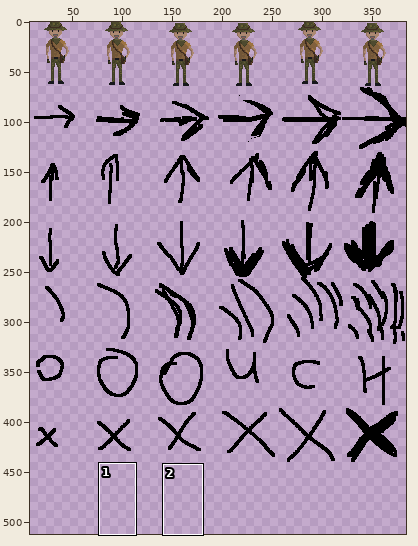
One commit to this sprite sheet: LostInTheMap/assets/graphics/characters/giovanni.png. The first picture is a wide view before the edit; the outline marks the close-up.
Close-up. Before:
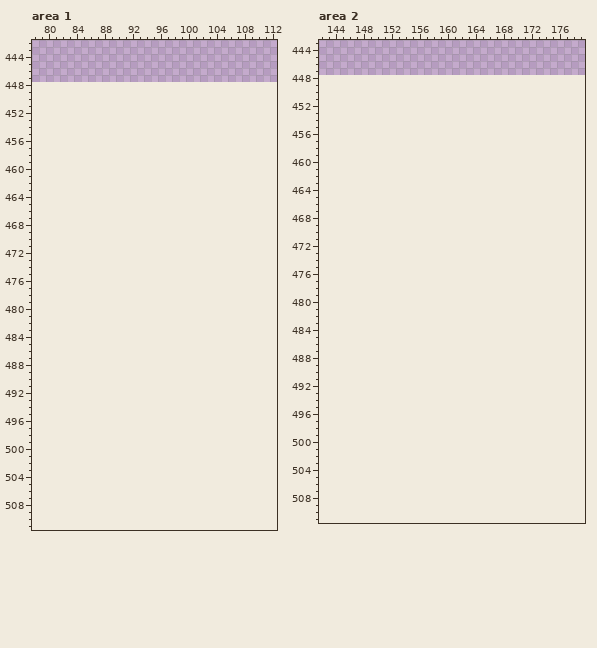
The file is 384x448 pixels. Colours within 5 levels of each other are drawn and written as one. Shown: area 1: x 78..112, y 442..511; area 2: x 142..179, y 443..511. The old version is drawn lined up with the new one, on the new canvas. The wide view leaves out empty margins. The commit also changed other parts of the picture, which this record leaves out.
Once edited:
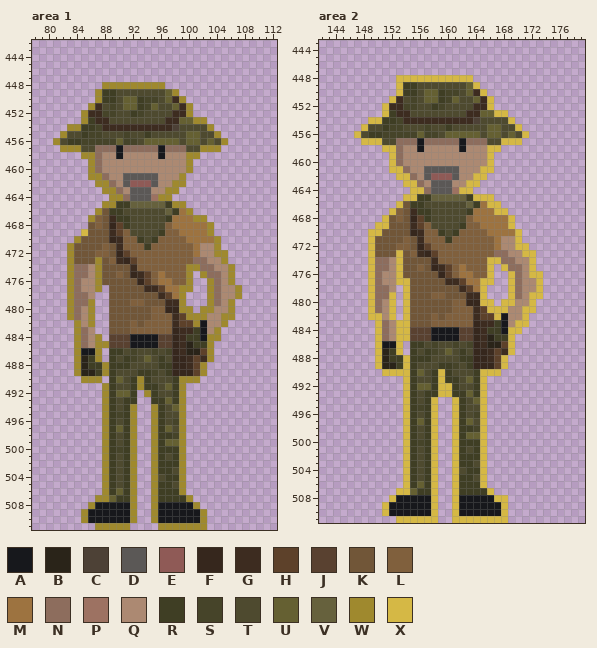
Palette (. is transparent): A #17181c  B #2a2419  C #4d4136  D #5b5856  E #8f5a56  F #36271d  G #3d2c20  H #5d412a  J #594130  K #715638  L #80603d  M #9d7340  N #8d6d5d  P #9d7262  Q #ac8972  R #3f3e24  S #464429  T #4e4a2f  U #656032  V #66613d  W #9f892e  X #d5b845
Diff:
canvas 384x448 -> 384x512
Changed rows in their new state; - is an unchanged pixel.
Area 1:
first column x 81:
448 -------WWWWWWWWW-----------
449 ------WRRTTTTTTTUW---------
450 ------WRRTUURSSTUGW--------
451 -----WGTSTUURSUTTUGW-------
452 ----WGGSSTTRSTTTTGGW-------
453 ----WRGGTTTTTTTTGGUUWW-----
454 --WWRRSGGGGGGGGGGCTTTTW----
455 -WTTRSSTTTSTTRTTTTTUUTTW---
456 WTRRSSSSSUSSTUUUUUTUUTUTW--
457 -WWWTTNNNANNNNNANNNTTWWW---
458 ----WWNQQAQQQQQAQQQWW------
459 -----WNQQQQQQQQQQQQW-------
460 -----WNQQQQQQQQQQQQW-------
461 -----WWNQQDDDDDQQQW--------
462 ------WWNQDEEEDQQWW--------
463 -------WWNQDDDQQWW---------
464 --------WWNDDDPWW----------
465 -------WWRRVVVVVRWW--------
466 ------WKRRTTTTTTVRMW-------
467 -----WLKGRRTTTTTRMMMWW-----
468 -----KLKFHRTTTTTLMMMMMW----
469 ----XKKKGHLTTTTRLLMMMMW----
470 ---WKKKKFGLLRTRLLLLMMMMW---
471 --WKKKKLKGLLLRLLLLLLMQQW---
472 --WKKKLLKFHLLLLLLLLLMQQWW--
473 --WKKKWKLGFHLLLLLLLLNNQQW--
474 --WNNQWKKKKGLLLLLLLWWNNQQW-
475 --WNNQWKKLKFGHLMLLLW-WNNQW-
476 --WNQQWKKKKKFHLMMLLW--WNQW-
477 --WNQQW-KKKKKGGHMMWW--WNQQW
478 --WNNQ--KKKKKKKGHMW---WNQQW
479 --WNNW--KKKLLKKKGGW---WNQW-
480 --WNQW--KKKKKKLLFFWW-WWQQW-
481 --WNQW--KKKKKKLLLGHWWWQQWW-
482 ---WQW--KKKLKLLLLGHHWAQQW--
483 ---WNQ--KKKLLLLLLFGGRAQW---
484 ---WNQW-JJJAAAAJJFGRRAWW---
485 ---WNQWWJJJAAAAJJFGBRRW----
486 ---WAAW-RRTSTTSTSFGBBHW----
487 ---WBRW-RTRSTUTRTFFGHGW----
488 ---WBRRWRRRTTTTRRFFGHW-----
489 ---WBBRWRTTTRRSTRFFFHW-----
490 ----WWW-RUTRWRTTTRWWW------
491 -------WRTTRWRRTURW--------
492 -------WRUUR-WRTTRW--------
493 -------WRTRR--RRURW--------
494 -------WRTRW--WRTUW--------
495 -------WRSRW--WRTTW--------
496 -------WRTRW--WRTSW--------
497 -------WRURW--WRUTW--------
498 -------WRTRW--WRRSW--------
499 -------WRTRW--WRUUW--------
500 -------WRSRW--WRRRW--------
501 -------WRTRW--WRTRW--------
502 -------WRTRW--WRRRW--------
503 -------WRTRW--WRRTW--------
504 -------WRTRW--WTRRW--------
505 -------WRTRW--WRRTW--------
506 -------WRURW--WRRRW--------
507 ------WWURRW--WRRRRW-------
508 -----WAAAAAW--WAAAAAW------
509 ----WAAAAAAW--WAAAAAAW-----
510 ----WAAAAAAW--WAAAAAAW-----
511 ------WWWWW----WWWWWWW-----
Area 2:
first column x 147:
448 ------XXXXXXXXXXX----------
449 ------XRRTTTTTTTUX---------
450 ------XRRTUURSSTUGX--------
451 -----XGTSTUURSUTTUGX-------
452 ----XGGSSTTRSTTTTGGX-------
453 ----XRGGTTTTTTTTGGUUXX-----
454 --XXRRSGGGGGGGGGGCTTTTX----
455 -XTTRSSTTTSTTRTTTTTUUTTX---
456 XTRRSSSSSUSSTUUUUUTUUTUTX--
457 -XXXTTNNNANNNNNANNNTTXXX---
458 ----XXNQQAQQQQQAQQQXX------
459 -----XNQQQQQQQQQQQQX-------
460 -----XNQQQQQQQQQQQQX-------
461 -----XXNQQDDDDDQQQXX-------
462 ------XXNQDEEEDQQXX--------
463 -------XXNQDDDQQXX---------
464 --------XXNDDDPXX----------
465 -------XXRRVVVVVRXXX-------
466 ------XKRRTTTTTTVRMXX------
467 -----XLKGRRTTTTTRMMMXX-----
468 ----XKLKFHRTTTTTLMMMMMX----
469 ---XXKKKGHLTTTTRLLMMMMX----
470 --XXKKKKFGLLRTRLLLLMMMMX---
471 --XKKKKLKGLLLRLLLLLLMQQX---
472 --XKKKLLKFHLLLLLLLLLMQQXX--
473 --XKKKXKLGFHLLLLLLLLNNQQXX-
474 --XNNQXKKKKGLLLLLLLXXNNQQX-
475 --XNNQXKKLKFGHLMLLLX-XNNQX-
476 --XNQQXKKKKKFHLMMLLX--XNQXX
477 --XNQQXXKKKKKGGHMMXX--XNQQX
478 --XNNQ-XKKKKKKKGHMX---XNQQX
479 --XNNX-XKKKLLKKKGGX---XNQXX
480 --XNQX-XKKKKKKLLFFXX-XXQQX-
481 --XNQX-XKKKKKKLLLGHXXXQQXX-
482 --XXQX-XKKKLKLLLLGHHXAQQX--
483 ---XNQXXKKKLLLLLLFGGRAQXX--
484 ---XNQXXJJJAAAAJJFGRRAXX---
485 ---XNQXXJJJAAAAJJFGBRRX----
486 ---XAAX-RRTSTTSTSFGBBHX----
487 ---XBRX-RTRSTUTRTFFGHGX----
488 ---XBRRXRRRTTTTRRFFGHX-----
489 ---XBBRXRTTTRRSTRFFFHX-----
490 ----XXXXRUTRXRTTTRXXX------
491 -------XRTTRXRRTURX--------
492 -------XRUURXXRTTRX--------
493 -------XRTRRXXRRURX--------
494 -------XRTRX--XRTUX--------
495 -------XRSRX--XRTTX--------
496 -------XRTRX--XRTSX--------
497 -------XRURX--XRUTX--------
498 -------XRTRX--XRRSX--------
499 -------XRTRX--XRUUX--------
500 -------XRSRX--XRRRX--------
501 -------XRTRX--XRTRX--------
502 -------XRTRX--XRRRX--------
503 -------XRTRX--XRRTX--------
504 -------XRTRX--XTRRX--------
505 -------XRTRX--XRRTX--------
506 -------XRURX--XRRRX--------
507 ------XXURRX--XRRRRX-------
508 -----XAAAAAX--XAAAAAXX-----
509 ----XAAAAAAX--XAAAAAAX-----
510 ----XAAAAAAX--XAAAAAAX-----
511 ------XXXXXX--XXXXXXXX-----
